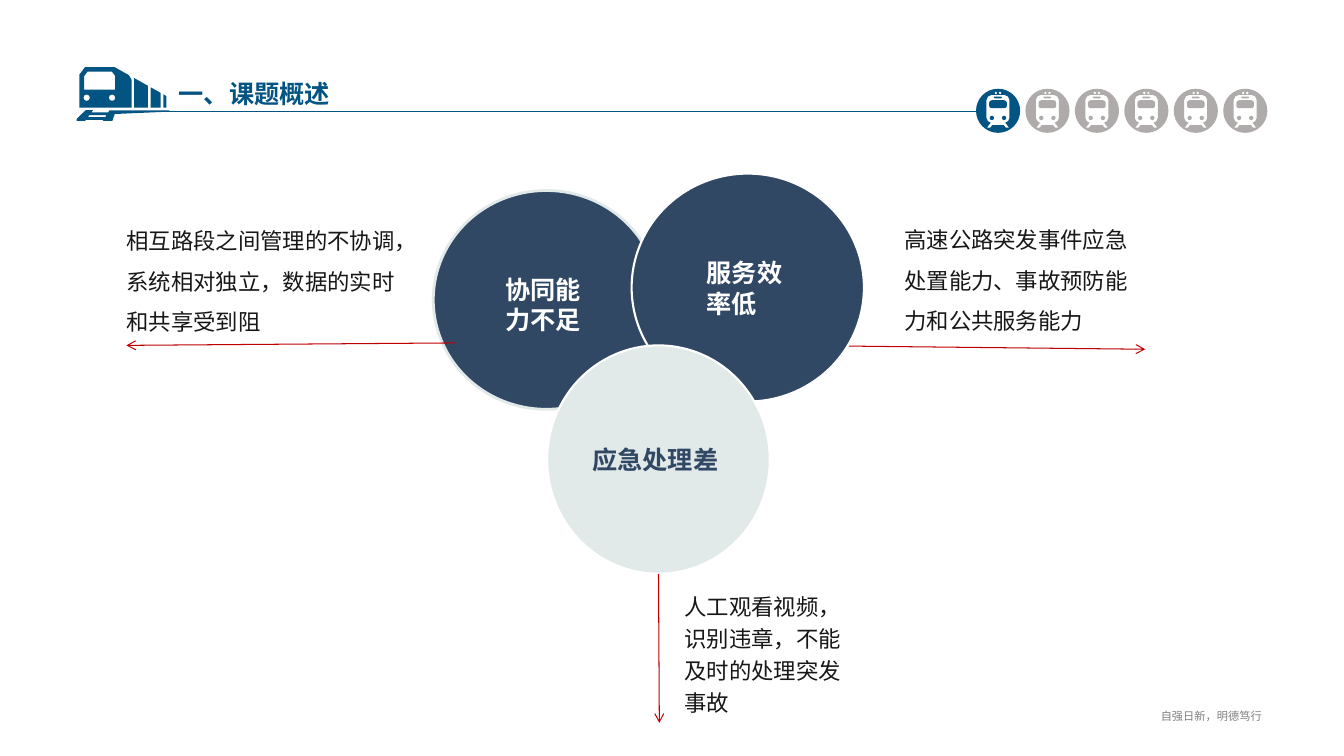
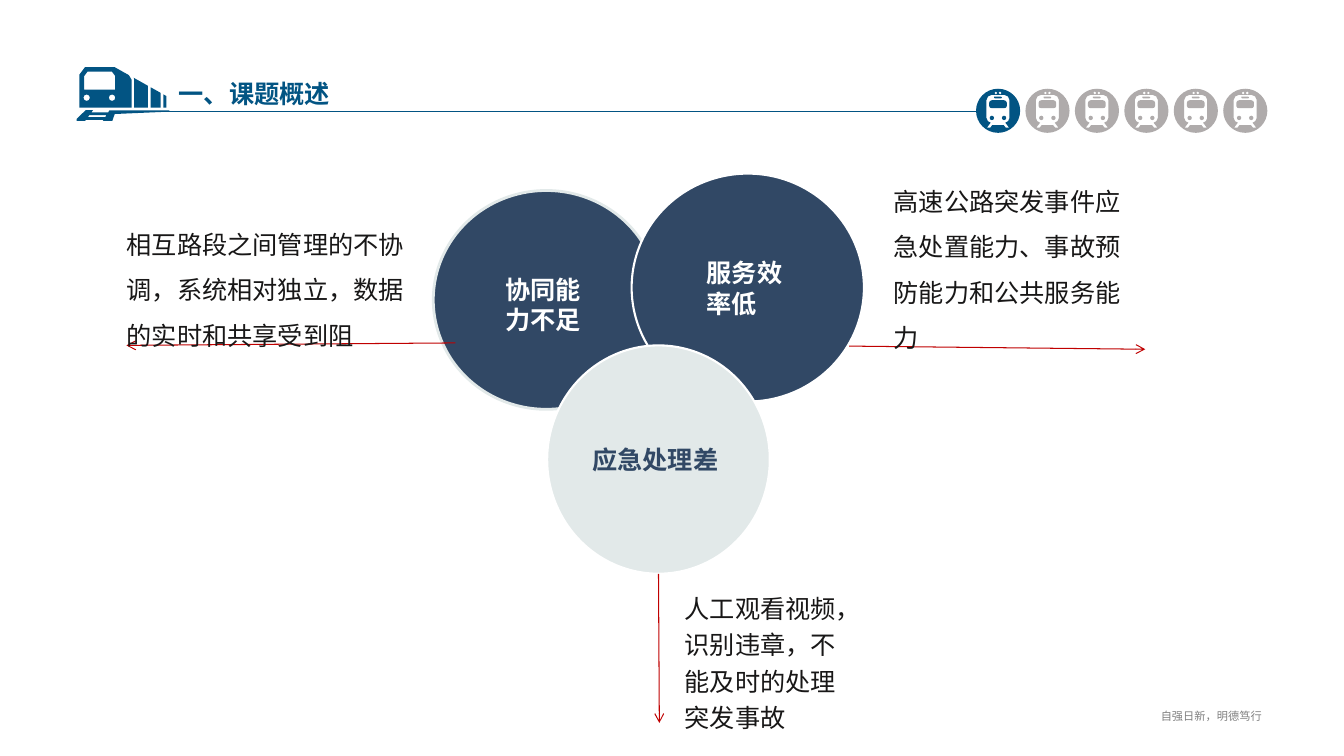
Before and after one commit to er-yang/HW, a slide deck: slide 4 of doc/路面监控系统.pptx. Drawn at 1344x756 pixels with LibreOffice and Linux fonts; fonts in the diff are those of the drawing; background and template pictures are left out. Boxes give left, top, right and bottom in pixels: in the first picture for what was removed or moved away, otherwise in the second. Text is boxed around its words. In the diff, an @@ line names an element or a change of style, - is before the commit and + after.

```diff
--- a/doc/路面监控系统.pptx
+++ b/doc/路面监控系统.pptx
@@ size 16 to 18 pt in 3 elements at box(127, 233, 404, 350), box(685, 596, 861, 729), box(894, 189, 1121, 349) @@
@@ text "高速公路突发事件应急处置能力、事故预防能力和公共服务能力": place and size @@
-text "高速公路突发事件应急处置能力、事故预防能力和公共服务能力" at box(904, 229, 1127, 331)
+text "高速公路突发事件应急处置能力、事故预防能力和公共服务能力" at box(894, 189, 1121, 349)
```
Also in this commit, not shown: 12 other slides changed, 3 slides added.
